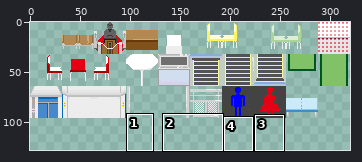
Two versions of one sprite sheet, pic/object.png. Above, an overview of the earlier version with the close-up marked.
Close-up. Earlier state:
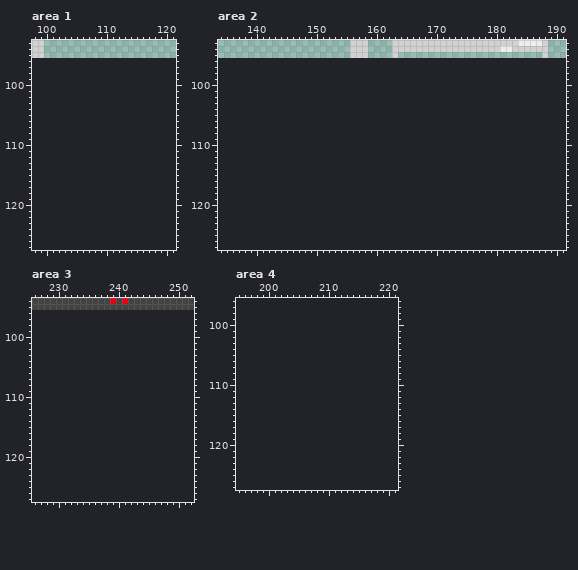
The file is 320x96 pixels. Shown: area 1: x 98..121, y 93..127; area 2: x 134..191, y 93..127; area 3: x 226..252, y 94..127; area 4: x 195..221, y 96..127. The old version is drawn lined up with the new one, on the new canvas. The commit also changed other parts of the picture, which this record leaves out.
The same view after the edit:
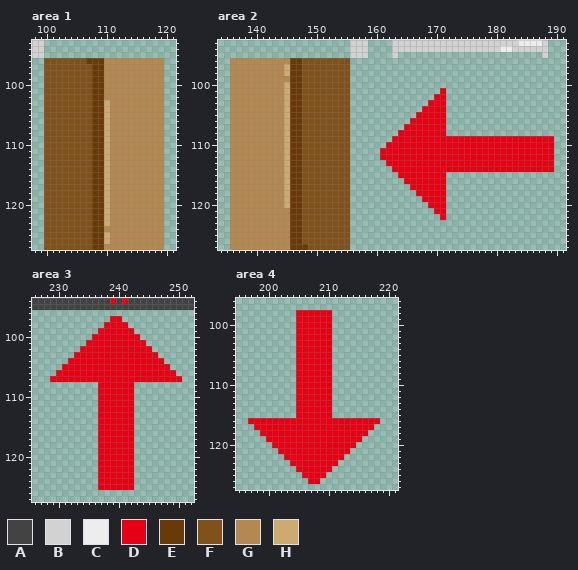
Palette (. is transparent): A #434343  B #d2d2d2  C #ededed  D #e60013  E #6a3908  F #80511a  G #b38851  H #cdaa72
Changes in this commit:
canvas 320x96 -> 320x128
Area 1:
y 96: x 100..119 .................... -> FFFFFFFEEEGGGGGGGGGG
y 97..102: x 100..119 .................... -> FFFFFFFFEEGGGGGGGGGG
y 103..123: x 100..119 .................... -> FFFFFFFFEEHGGGGGGGGG
y 124: x 100..119 .................... -> FFFFFFFFEEGGGGGGGGGG
y 125..126: x 100..119 .................... -> FFFFFFFFEEHGGGGGGGGG
y 127: x 100..119 .................... -> FFFFFFFFEEGGGGGGGGGG
Area 2:
y 96: x 136..155 .................... -> GGGGGGGGGGEEFFFFFFFF
y 97..98: x 136..155 .................... -> GGGGGGGGGHEEFFFFFFFF
y 99: x 136..155 .................... -> GGGGGGGGGGEEFFFFFFFF
y 100: x 136..155 .................... -> GGGGGGGGGHEEFFFFFFFF
y 101: x 136..155 .................... -> GGGGGGGGGHEEFFFFFFFF; x 171 . -> D
y 102: x 136..155 .................... -> GGGGGGGGGHEEFFFFFFFF; x 170..171 .. -> DD
y 103: x 136..155 .................... -> GGGGGGGGGHEEFFFFFFFF; x 169..171 ... -> DDD
y 104: x 136..155 .................... -> GGGGGGGGGHEEFFFFFFFF; x 168..171 .... -> DDDD
y 105: x 136..155 .................... -> GGGGGGGGGHEEFFFFFFFF; x 167..171 ..... -> DDDDD
y 106: x 136..155 .................... -> GGGGGGGGGHEEFFFFFFFF; x 166..171 ...... -> DDDDDD
y 107: x 136..155 .................... -> GGGGGGGGGHEEFFFFFFFF; x 165..171 ....... -> DDDDDDD
y 108: x 136..155 .................... -> GGGGGGGGGHEEFFFFFFFF; x 164..171 ........ -> DDDDDDDD
y 109: x 136..155 .................... -> GGGGGGGGGHEEFFFFFFFF; x 163..189 ........................... -> DDDDDDDDDDDDDDDDDDDDDDDDDDD
y 110: x 136..155 .................... -> GGGGGGGGGHEEFFFFFFFF; x 162..189 ............................ -> DDDDDDDDDDDDDDDDDDDDDDDDDDDD
y 111..112: x 136..155 .................... -> GGGGGGGGGHEEFFFFFFFF; x 161..189 ............................. -> DDDDDDDDDDDDDDDDDDDDDDDDDDDDD
y 113: x 136..155 .................... -> GGGGGGGGGHEEFFFFFFFF; x 162..189 ............................ -> DDDDDDDDDDDDDDDDDDDDDDDDDDDD
y 114: x 136..155 .................... -> GGGGGGGGGHEEFFFFFFFF; x 163..189 ........................... -> DDDDDDDDDDDDDDDDDDDDDDDDDDD
y 115: x 136..155 .................... -> GGGGGGGGGHEEFFFFFFFF; x 164..171 ........ -> DDDDDDDD
y 116: x 136..155 .................... -> GGGGGGGGGHEEFFFFFFFF; x 165..171 ....... -> DDDDDDD
y 117: x 136..155 .................... -> GGGGGGGGGHEEFFFFFFFF; x 166..171 ...... -> DDDDDD
y 118: x 136..155 .................... -> GGGGGGGGGHEEFFFFFFFF; x 167..171 ..... -> DDDDD
y 119: x 136..155 .................... -> GGGGGGGGGHEEFFFFFFFF; x 168..171 .... -> DDDD
y 120: x 136..155 .................... -> GGGGGGGGGHEEFFFFFFFF; x 169..171 ... -> DDD
y 121: x 136..155 .................... -> GGGGGGGGGGEEFFFFFFFF; x 170..171 .. -> DD
y 122: x 136..155 .................... -> GGGGGGGGGGEEFFFFFFFF; x 171 . -> D
y 123..126: x 136..155 .................... -> GGGGGGGGGGEEFFFFFFFF
y 127: x 136..155 .................... -> GGGGGGGGGGEEEFFFFFFF
Area 3:
y 97: x 239..240 .. -> DD
y 98: x 238..241 .... -> DDDD
y 99: x 237..242 ...... -> DDDDDD
y 100: x 236..243 ........ -> DDDDDDDD
y 101: x 235..244 .......... -> DDDDDDDDDD
y 102: x 234..245 ............ -> DDDDDDDDDDDD
y 103: x 233..246 .............. -> DDDDDDDDDDDDDD
y 104: x 232..247 ................ -> DDDDDDDDDDDDDDDD
y 105: x 231..248 .................. -> DDDDDDDDDDDDDDDDDD
y 106: x 230..249 .................... -> DDDDDDDDDDDDDDDDDDDD
y 107: x 229..250 ...................... -> DDDDDDDDDDDDDDDDDDDDDD
y 108..125: x 237..242 ...... -> DDDDDD
Area 4:
y 98..115: x 205..210 ...... -> DDDDDD
y 116: x 197..218 ...................... -> DDDDDDDDDDDDDDDDDDDDDD
y 117: x 198..217 .................... -> DDDDDDDDDDDDDDDDDDDD
y 118: x 199..216 .................. -> DDDDDDDDDDDDDDDDDD
y 119: x 200..215 ................ -> DDDDDDDDDDDDDDDD
y 120: x 201..214 .............. -> DDDDDDDDDDDDDD
y 121: x 202..213 ............ -> DDDDDDDDDDDD
y 122: x 203..212 .......... -> DDDDDDDDDD
y 123: x 204..211 ........ -> DDDDDDDD
y 124: x 205..210 ...... -> DDDDDD
y 125: x 206..209 .... -> DDDD
y 126: x 207..208 .. -> DD
Pixel boxes of the changes (left, top, right, bottom) in both close-ups:
added: (44, 58, 164, 250)
added: (230, 58, 350, 250)
added: (380, 88, 554, 220)
added: (50, 316, 182, 490)
added: (248, 310, 380, 484)
